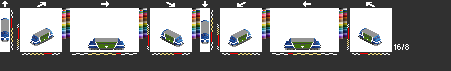
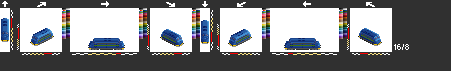
Before/after of a 451 x 71 layered artwork. What changed in the layer stack:
hid "lj1" over [1, 19, 381, 49]
showed "mav1", painted on it over [1, 34, 381, 49]
